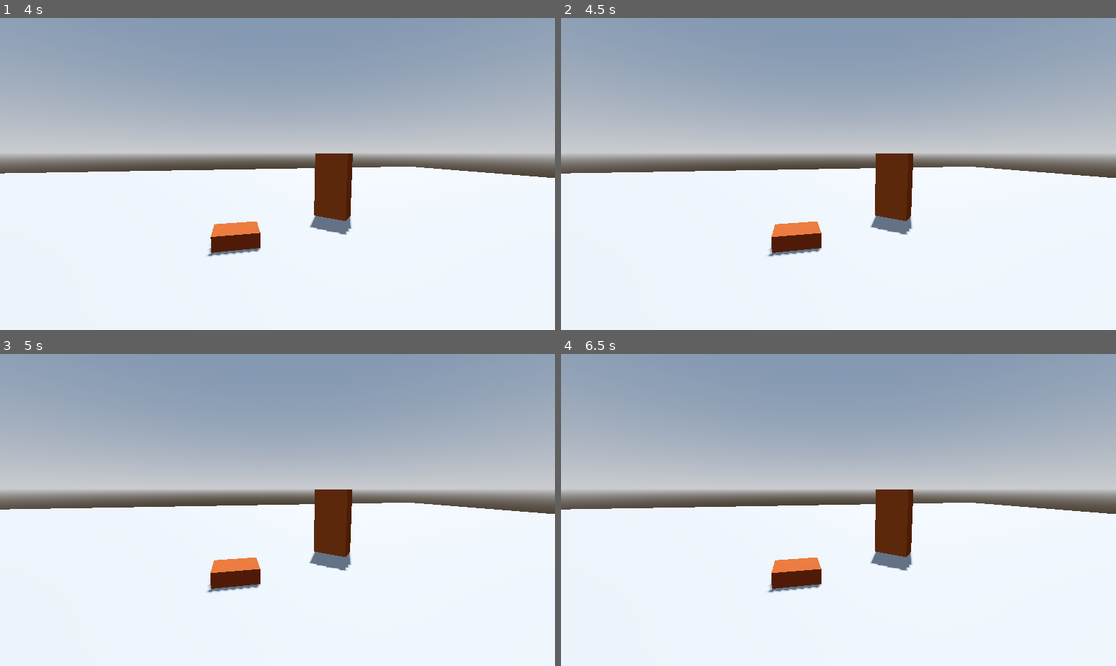
Above: before the commit, frames 1-4 (two rows, left to right).
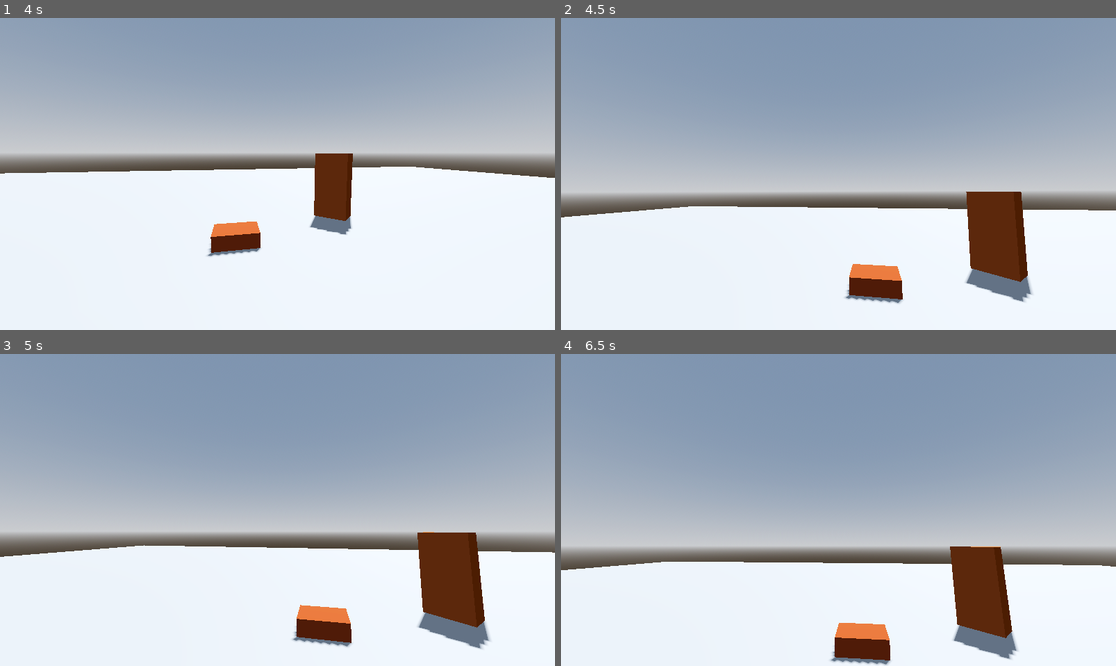
Above: after the commit, the same moments.

Repository: AJaxx86/make-anything-jam-26
Game: Godot game, scene res://world.tscn
Two runs of this game, one before a commit and one after it. Both use one fixed random seed, a clock stepped at 60 frames per second and the inputs below. The project has no main scene, so this scene is started directly.
Inputs (mouse positions are in pixels of both pictures, inside the frame that each line leads up to):
- Up to frame 1 (4 s): tap Enter at 0.5 s; move the mouse to (399, 158) at 0.52 s; press the mouse at (399, 158) at 0.53 s; move the mouse to (166, 189) at 1.27 s; release the mouse at (166, 189) at 1.28 s; click (166, 189) at 1.35 s; move the mouse to (333, 105) at 2.02 s; press the mouse at (333, 105) at 2.03 s; tap Space at 2.75 s; move the mouse to (249, 236) at 2.77 s; release the mouse at (249, 236) at 2.78 s; click (249, 236) at 2.85 s; move the mouse to (444, 220) at 3.52 s; press the mouse at (444, 220) at 3.53 s
- Up to frame 2 (4.5 s): tap Escape (pause) at 4.15 s; move the mouse to (672, 127) at 4.27 s; release the mouse at (672, 127) at 4.28 s; click (672, 127) at 4.35 s
- Up to frame 3 (5 s): no input
- Up to frame 4 (6.5 s): move the mouse to (866, 510) at 5.02 s; press the mouse at (866, 510) at 5.03 s; move the mouse to (755, 432) at 5.77 s; release the mouse at (755, 432) at 5.78 s; click (755, 432) at 5.85 s

Frame 1 is identical in both runs. In frame 2, 32% of the frame differs, in the area x 0-100%, y 30-92%; in frame 3, 36%; in frame 4, 45%, in the area x 0-100%, y 24-100%.

Commit message:
fixed camera movement

Diff:
--- a/fact_builder.tscn
+++ b/fact_builder.tscn
@@ -1,7 +1,21 @@
 [gd_scene format=3 uid="uid://bgh6l2fm2tnvh"]
+
+[sub_resource type="LabelSettings" id="LabelSettings_x1631"]
+font_size = 40
+outline_size = 8
+outline_color = Color(0, 0, 0, 1)
 
 [node name="FactBuilder" type="Control" unique_id=1788143439]
 layout_mode = 3
 anchors_preset = 0
 offset_right = 40.0
 offset_bottom = 40.0
+
+[node name="Label" type="Label" parent="." unique_id=364557005]
+layout_mode = 0
+offset_left = 400.0
+offset_top = 245.0
+offset_right = 758.0
+offset_bottom = 300.0
+text = "BUILD FACTS HERE"
+label_settings = SubResource("LabelSettings_x1631")
--- a/interactable.gd
+++ b/interactable.gd
@@ -12,8 +12,15 @@
 	connect("input_event", self._on_input_event)
 
 
-func _on_input_event(camera: Node, _event: InputEvent, _event_postion: Vector3, _normal: Vector3, _shape_idx: int) -> void:
-	if Input.is_action_just_pressed(&"interact"):
-		emit_signal(&"Activate", camera_marker, camera_fov, open_ui)
-		camera.set_camera_view(camera_marker, camera_fov, open_ui)
-		print_debug("Clicked on " + self.name + " from " + camera.name)
+func _on_input_event(camera: Node, event: InputEvent, _event_position: Vector3, _normal: Vector3, _shape_idx: int) -> void:
+	if not event.is_action_pressed(&"interact"):
+		return
+
+	var player_camera := camera as PlayerCam
+	if player_camera == null:
+		push_warning("Interactable " + name + " was clicked by a camera that is not a PlayerCam: " + camera.name)
+		return
+
+	emit_signal(&"Activate", camera_marker, camera_fov, open_ui)
+	player_camera.set_camera_view(camera_marker, camera_fov, open_ui)
+	print_debug("Clicked on " + name + " from " + player_camera.name)
--- a/player_cam.gd
+++ b/player_cam.gd
@@ -25,9 +25,17 @@
 
 @export var pause_menu: Control = null
 
+## How long the pause action must be held before it opens the pause menu.
+## Releasing before this threshold performs the contextual back/cancel action instead.
+@export var escape_hold_threshold: float = 0.45
+
 var paused: bool = false
 
 var _position_history: Array[Dictionary] = []
+var _open_ui: Control = null
+var _escape_is_down: bool = false
+var _escape_hold_time: float = 0.0
+var _escape_hold_triggered: bool = false
 var _center_basis: Basis
 var _target_center_basis: Basis
 var _target_global_position: Vector3
@@ -39,21 +47,33 @@
 	_target_center_basis = _center_basis
 	_target_global_position = global_position
 	_target_fov = fov
+	_position_history.clear()
+	_position_history.append(get_current_target_camera_state())
+
+	if pause_menu != null:
+		set_ui_visibility(pause_menu, false)
+
+
+func _input(event: InputEvent) -> void:
+	if event.is_action_pressed("pause") and not _escape_is_down:
+		_escape_is_down = true
+		_escape_hold_time = 0.0
+		_escape_hold_triggered = false
+		get_viewport().set_input_as_handled()
+	elif event.is_action_released("pause"):
+		if _escape_is_down and not _escape_hold_triggered:
+			handle_escape_tap()
+		reset_escape_hold_state()
+		get_viewport().set_input_as_handled()
 
 
 func _unhandled_input(event: InputEvent) -> void:
-	if event.is_action_pressed("pause"):
-		paused = not paused
-		if paused:
-			emit_signal("Show_UI", pause_menu, true)
-		else:
-			emit_signal("Show_UI", pause_menu, false)
-
 	if event.is_action_pressed("interact"):
 		pass
 
 
 func _process(delta: float) -> void:
+	handle_escape_hold(delta)
 	if paused:
 		return
 	update_camera_target(delta)
@@ -62,18 +82,122 @@
 
 ## Intended to be connected directly to Interactable.Activate.
 ## Moves this camera to the marker's global position/orientation and eases to camera_fov.
-## _open_ui is accepted so the Interactable.Activate signal can call this function directly.
+## open_ui is accepted so the Interactable.Activate signal can call this function directly.
 func set_camera_view(camera_marker: Marker3D, camera_fov: float, open_ui: Control = null) -> void:
-	if open_ui != null:
-		emit_signal("Show_UI", open_ui, true)
-
 	if camera_marker == null:
 		push_warning("set_camera_view was called without a camera marker.")
 		return
 
-	_target_global_position = camera_marker.global_position
-	_target_center_basis = camera_marker.global_transform.basis.orthonormalized()
-	_target_fov = clamp(camera_fov, 1.0, 179.0)
+	var camera_state := {
+		"position": camera_marker.global_position,
+		"basis": camera_marker.global_transform.basis.orthonormalized(),
+		"fov": clamp(camera_fov, 1.0, 179.0),
+		"ui": open_ui,
+	}
+
+	_position_history.append(camera_state)
+	apply_camera_state(camera_state)
+
+
+func handle_escape_hold(delta: float) -> void:
+	if not _escape_is_down or _escape_hold_triggered:
+		return
+
+	_escape_hold_time += delta
+	if _escape_hold_time < escape_hold_threshold:
+		return
+
+	_escape_hold_triggered = true
+	if not paused:
+		open_pause_menu()
+
+
+func handle_escape_tap() -> void:
+	if paused:
+		close_pause_menu()
+		return
+
+	if _open_ui != null:
+		close_current_ui(true)
+		return
+
+	go_back_camera_state()
+
+
+func reset_escape_hold_state() -> void:
+	_escape_is_down = false
+	_escape_hold_time = 0.0
+	_escape_hold_triggered = false
+
+
+func open_pause_menu() -> void:
+	if paused:
+		return
+
+	paused = true
+	if pause_menu != null:
+		set_ui_visibility(pause_menu, true)
+
+
+func close_pause_menu() -> void:
+	if not paused:
+		return
+
+	paused = false
+	if pause_menu != null:
+		set_ui_visibility(pause_menu, false)
+
+
+func close_current_ui(update_current_state: bool = false) -> void:
+	if _open_ui == null:
+		return
+
+	set_ui_visibility(_open_ui, false)
+	_open_ui = null
+
+	if update_current_state and _position_history.size() > 0:
+		var current_state_index := _position_history.size() - 1
+		var current_state := _position_history[current_state_index]
+		current_state["ui"] = null
+		_position_history[current_state_index] = current_state
+
+
+func get_current_target_camera_state(ui: Control = null) -> Dictionary:
+	return {
+		"position": _target_global_position,
+		"basis": _target_center_basis,
+		"fov": _target_fov,
+		"ui": ui,
+	}
+
+
+func apply_camera_state(camera_state: Dictionary) -> void:
+	close_current_ui(false)
+
+	_target_global_position = camera_state["position"]
+	_target_center_basis = camera_state["basis"]
+	_target_fov = camera_state["fov"]
+
+	var state_ui := camera_state.get("ui", null) as Control
+	if state_ui != null:
+		_open_ui = state_ui
+		set_ui_visibility(_open_ui, true)
+
+
+func set_ui_visibility(ui_node: Control, should_be_visible: bool) -> void:
+	if ui_node == null:
+		return
+
+	ui_node.visible = should_be_visible
+	emit_signal("Show_UI", ui_node, should_be_visible)
+
+
+func go_back_camera_state() -> void:
+	if _position_history.size() <= 1:
+		return
+
+	_position_history.pop_back()
+	apply_camera_state(_position_history[_position_history.size() - 1])
 
 
 func update_camera_target(delta: float) -> void:
--- a/world.tscn
+++ b/world.tscn
@@ -43,8 +43,10 @@
 [node name="CanvasLayer" type="CanvasLayer" parent="." unique_id=733494147]
 
 [node name="FactBuilder" parent="CanvasLayer" unique_id=1788143439 instance=ExtResource("1_fj7yv")]
+visible = false
 
 [node name="PauseMenu" parent="CanvasLayer" unique_id=1628101525 instance=ExtResource("2_aqk2v")]
+visible = false
 
 [node name="WorldEnvironment" type="WorldEnvironment" parent="." unique_id=1730665767]
 environment = SubResource("Environment_tlwt5")
@@ -58,10 +60,11 @@
 use_collision = true
 size = Vector3(50, 0.1, 50)
 
-[node name="PlayerCam" type="Camera3D" parent="." unique_id=2003679145]
+[node name="PlayerCam" type="Camera3D" parent="." unique_id=2003679145 node_paths=PackedStringArray("pause_menu")]
 transform = Transform3D(1, 0, 0, 0, 1, 0, 0, 0, 1, 0, 1.974138, 0)
 current = true
 script = ExtResource("2_tlwt5")
+pause_menu = NodePath("../CanvasLayer/PauseMenu")
 
 [node name="Bookshelf" type="Area3D" parent="." unique_id=1064800319 node_paths=PackedStringArray("camera_marker") groups=["Interactable"]]
 transform = Transform3D(0.70710677, 0, -0.70710677, 0, 1, 0, 0.70710677, 0, 0.70710677, 3.0408654, 0.9486022, -5.8778586)
@@ -78,12 +81,18 @@
 [node name="Marker3D" type="Marker3D" parent="Bookshelf" unique_id=1329962872]
 transform = Transform3D(1, 0, 0, 0, 1, 0, 0, 0, 1, 0, 0, 1.6232835)
 
-[node name="Table" type="Area3D" parent="." unique_id=120654855]
+[node name="Table" type="Area3D" parent="." unique_id=120654855 node_paths=PackedStringArray("camera_marker", "open_ui") groups=["Interactable"]]
 transform = Transform3D(1, 0, 0, 0, 1, 0, 0, 0, 1, 0, 0.12928343, -4.48042)
 script = ExtResource("1_f3sb7")
+camera_marker = NodePath("Marker3D")
+camera_fov = 60.0
+open_ui = NodePath("../CanvasLayer/FactBuilder")
 
 [node name="MeshInstance3D" type="MeshInstance3D" parent="Table" unique_id=1572485680]
 mesh = SubResource("BoxMesh_aqk2v")
 
 [node name="CollisionShape3D" type="CollisionShape3D" parent="Table" unique_id=1846089750]
 shape = SubResource("BoxShape3D_036b0")
+
+[node name="Marker3D" type="Marker3D" parent="Table" unique_id=2009077442]
+transform = Transform3D(1, 0, 0, 0, 0.7071068, 0.7071068, 0, -0.7071068, 0.7071068, 0, 1.35, 1.0591333)
